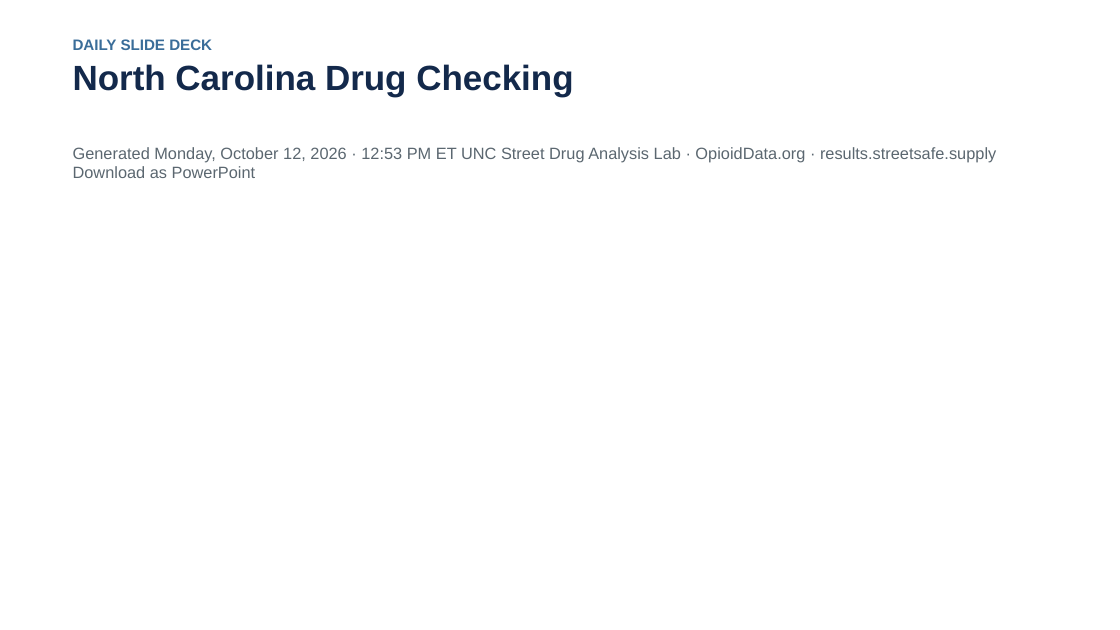
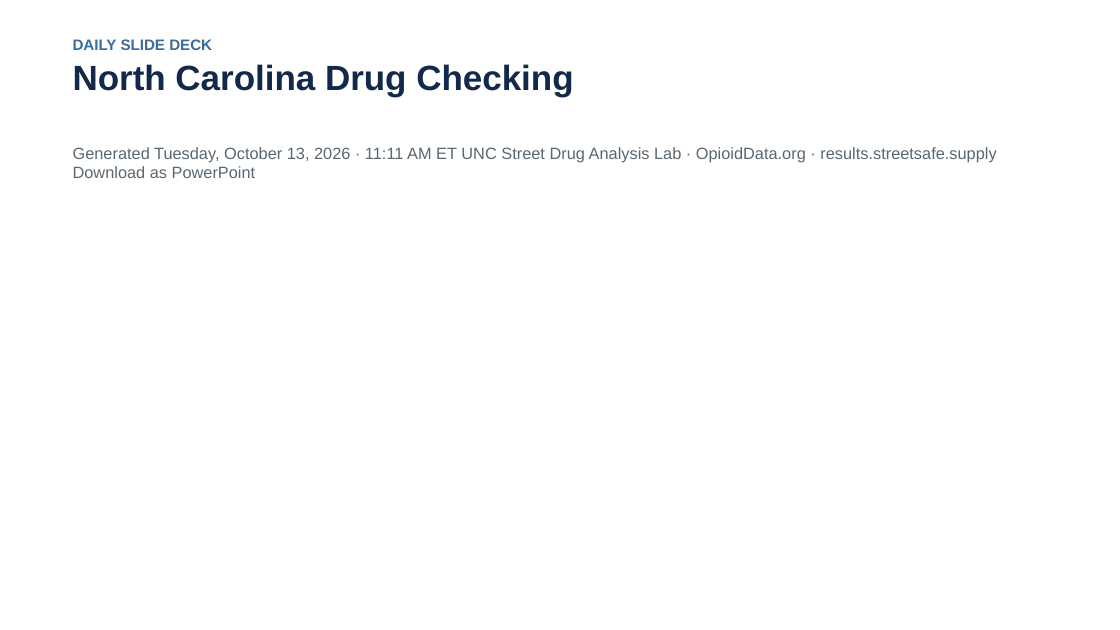
Before and after one commit to opioiddatalab/ncslides, a slide deck: slide 1 of docs/nc-drug-checking-latest.pptx. Drawn at 1120x630 pixels with LibreOffice and Linux fonts; fonts in the diff are those of the drawing. Boxes give left, top, right and bottom in pixels: in the first picture for what was removed or moved away, otherwise in the second. Text is boxed around its words. In the diff, an @@ line names an element or a change of style, - is before the commit and + after.

```diff
--- a/docs/nc-drug-checking-latest.pptx
+++ b/docs/nc-drug-checking-latest.pptx
@@ text at box(73, 147, 996, 178): text changed @@
-Generated Monday, October 12, 2026 · 12:53 PM ET UNC Street Drug Analysis Lab · OpioidData.org · results.streetsafe.supply Download as PowerPoint
+Generated Tuesday, October 13, 2026 · 11:11 AM ET UNC Street Drug Analysis Lab · OpioidData.org · results.streetsafe.supply Download as PowerPoint
```
Also in this commit, not shown: 5 other slides changed, 3 other files.
